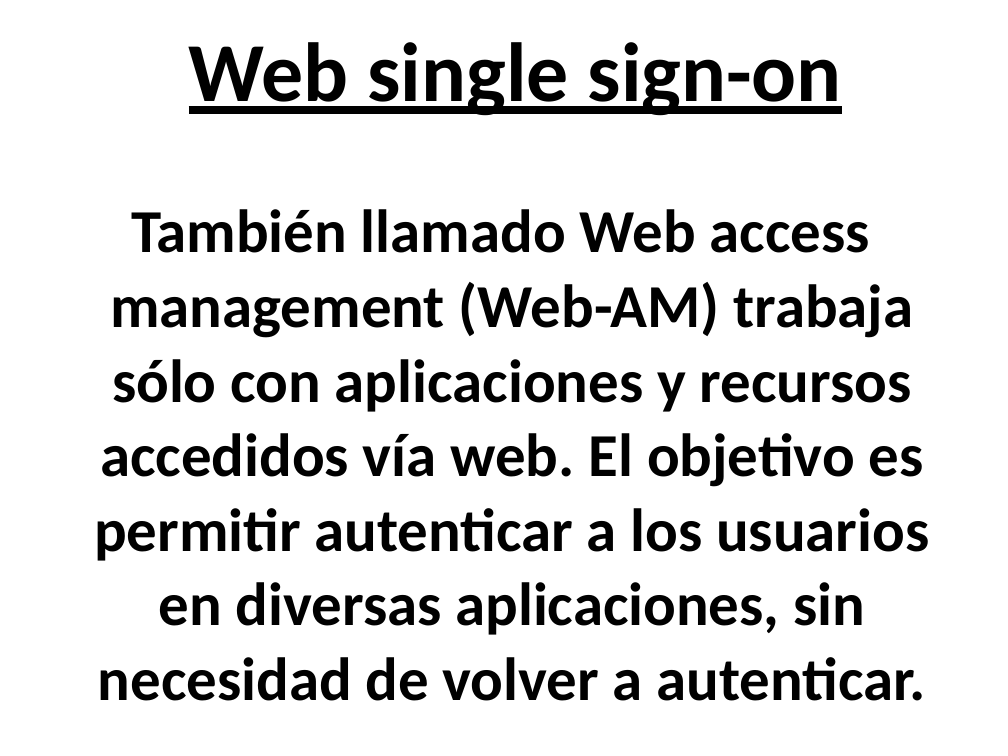
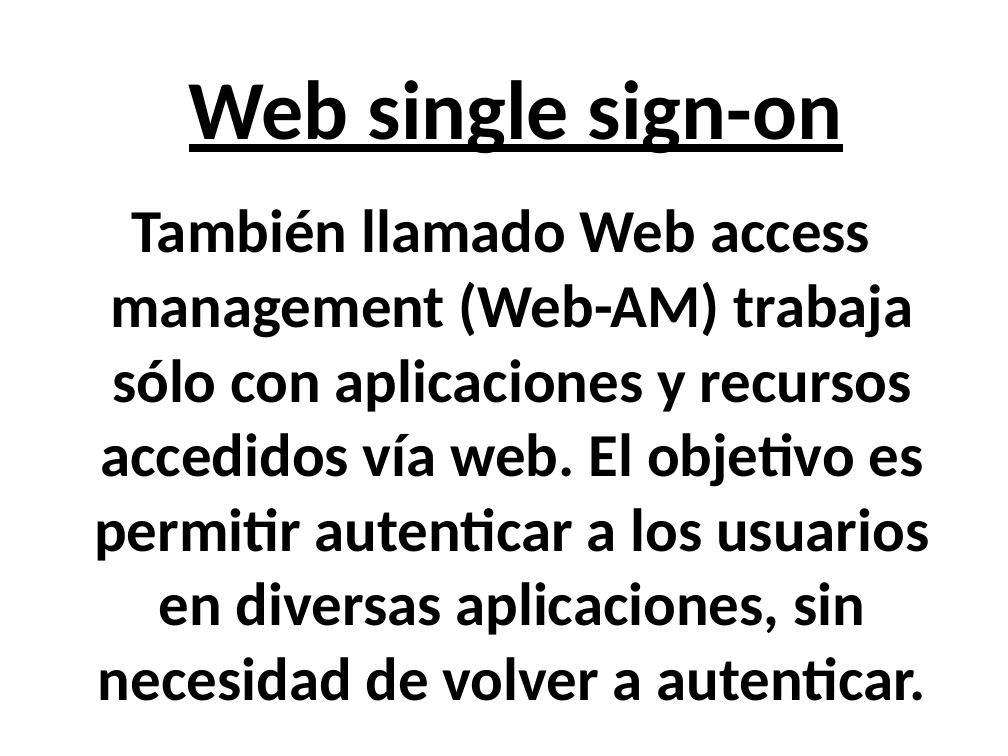
Before and after one commit to ltisera/MazeRedes, a slide deck: slide 20 of RedesTPsso/Documentacion/SSO.ppt (slide 19 before the commit). Drawn at 1008x756 pixels with LibreOffice and Linux fonts; fonts in the diff are those of the drawing. Boxes give left, top, right and bottom in pixels: in the first picture for what was removed or moved away, otherwise in the second. Text is boxed around its words. In the diff, an @@ line names an element or a change of style, - is before the commit and + after.

```diff
--- a/RedesTPsso/Documentacion/SSO.ppt
+++ b/RedesTPsso/Documentacion/SSO.ppt
@@ title "Web single sign-on": place and size @@
-title "Web single sign-on" at [189,42,842,116]
+title "Web single sign-on" at [189,80,842,154]
@@ title "Web single sign-on" at [189,80,842,154]: indent changed @@
```
Also in this commit, not shown: 6 other slides changed, 9 slides added, 1 slide removed.
